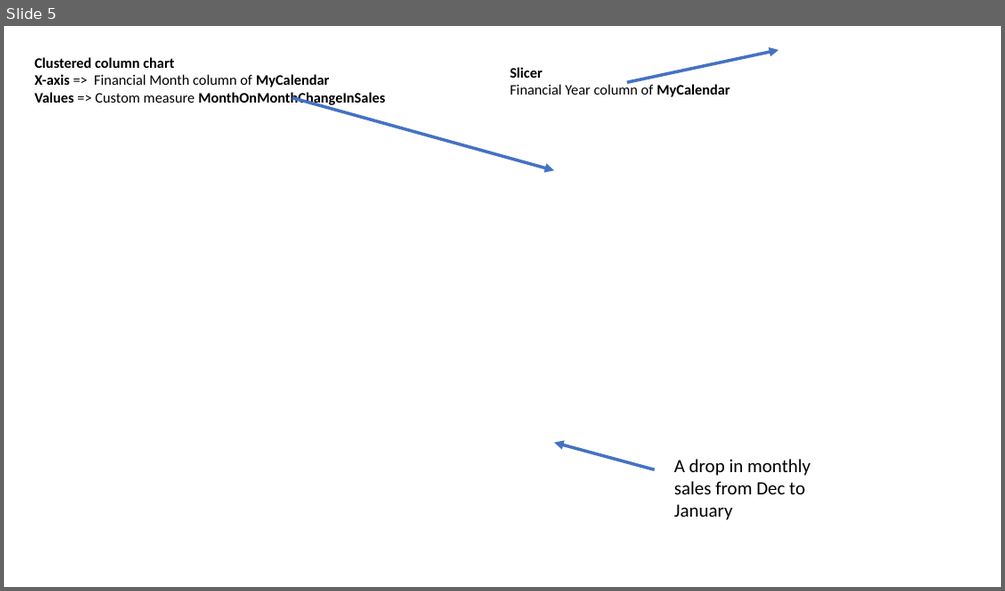
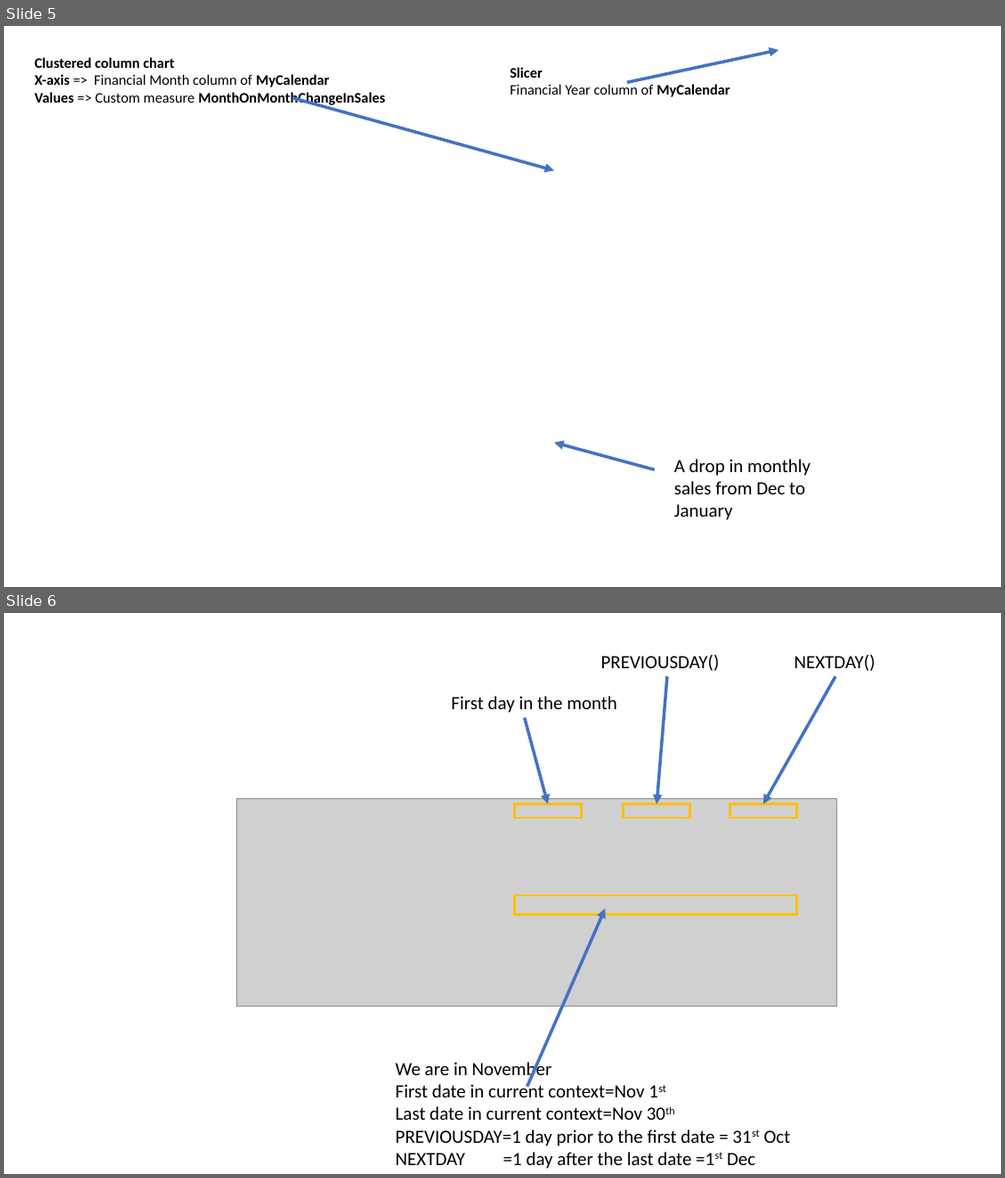
Before and after one commit to sdg002/sdg002.github.io, a slide deck: dax-cheat-sheet-2/Microsoft PowerPoint Presentation.pptx. Shown one above the other, each under a label of ours: slide 5 before the commit, slides 5 and 6 after it. The pictures are 1005x591 and 1005x1178 pixels, drawn with LibreOffice and Linux fonts; fonts in the diff are those of the drawing; grey boxes stand for pictures; background and template pictures are left out. Boxes give left, top, right and bottom in pixels: in the first picture for what was removed or moved away, otherwise in the second. Text is boxed around its words. In the diff, an @@ line names an element or a change of style, - is before the commit and + after.

```diff
--- a/dax-cheat-sheet-2/Microsoft PowerPoint Presentation.pptx
+++ b/dax-cheat-sheet-2/Microsoft PowerPoint Presentation.pptx
@@ slide 6 added at (4,613,1001,1174), background #FFFFFF @@
@@ text added at (601,655,720,671), 18 pt, text #000000 @@
+PREVIOUSDAY()
@@ text added at (794,655,875,671), 18 pt, text #000000 @@
+NEXTDAY()
@@ arrow added from (667, 676) to (657, 803), #4472C4 3 pt @@
@@ arrow added from (835, 676) to (763, 803), #4472C4 3 pt @@
@@ text added at (451,696,617,713), 18 pt, text #000000 @@
+First day in the month
@@ arrow added from (525, 718) to (548, 803), #4472C4 3 pt @@
@@ picture added at (236,798,836,1005) @@
@@ rectangle added at (515,803,582,817), outline #FFC000 2.25 pt @@
@@ rectangle added at (623,803,689,817), outline #FFC000 2.25 pt @@
@@ rectangle added at (730,803,797,817), outline #FFC000 2.25 pt @@
@@ rectangle added at (515,895,797,914), outline #FFC000 2.25 pt @@
@@ arrow added from (527, 1086) to (606, 908), #4472C4 3 pt @@
@@ text added at (396,1059,791,1168), 18 pt, text #000000 @@
+We are in November
+First date in current context=Nov 1st
+Last date in current context=Nov 30th
+PREVIOUSDAY=1 day prior to the first date = 31st Oct
+NEXTDAY =1 day after the last date =1st Dec
```
Also in this commit, not shown: 4 other files.
